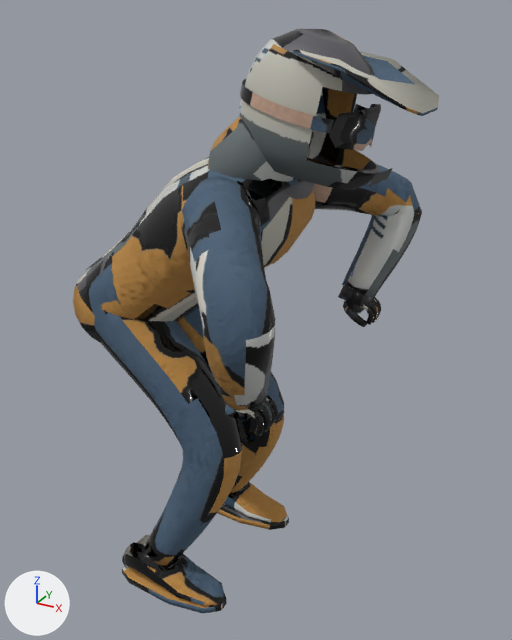
The glTF model public/models/rider-street.glb: old version first, new version second.
Before and after are seen from a 50 mm camera at (1.561, -1.49, 1.586) aimed at (0.72, 0.038, 0.822). Lighting does not change. The marker at lower left points along +X, +Y and +Z. The older version comes first. Vertices at exactly the same position are counted once.

Before the edit, the objects in view are built like this:
```python
me_rider = bpy.data.meshes.new('rider')
me_rider.from_pydata(...)  # 4441 vertices, 8617 faces; spans x 0.22..1.15, y -0.52..0.52, z 0.03..1.55
me_rider.materials.append(mat_rider_rookie)
ob_rider = bpy.data.objects.new('rider', me_rider)
ob_rider.location = (0.0, 0.0, 0.0)
```
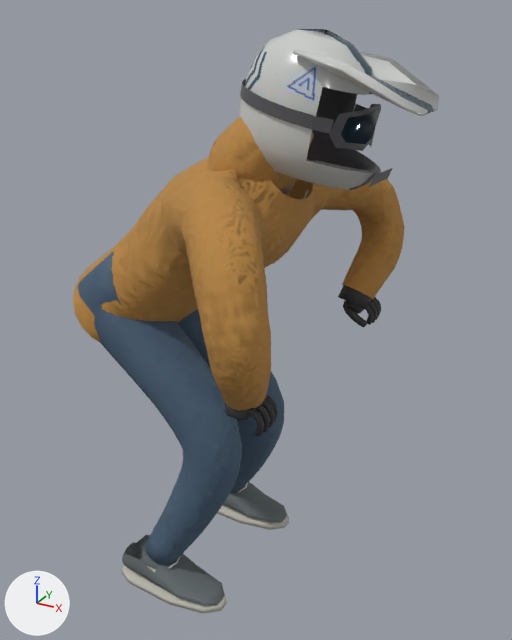
Patch to the scene script:
```diff
--- a/public/models/rider-street.glb.py
+++ b/public/models/rider-street.glb.py
@@ me_rider @@
 # used by ob_rider; location = (0.0, 0.0, 0.0)
-me_rider.from_pydata(...)  # 4441 vertices, 8617 faces; spans x 0.22..1.15, y -0.52..0.52, z 0.03..1.55
+me_rider.from_pydata(...)  # 4493 vertices, 8653 faces; spans x 0.22..1.15, y -0.48..0.48, z 0.03..1.55
+# me_rider part 1: 117 vertices moved from x 0.69..1.02, y 0.17..0.52, z 0.92..1.24 to x 0.65..0.99, y 0.17..0.47, z 0.92..1.24; 85 vertices removed from x 0.66..1.02, y 0.14..0.49, z 0.94..1.26; 111 vertices added at x 0.62..0.99, y 0.14..0.48, z 0.92..1.26
+# me_rider part 2: 104 vertices moved from x 0.69..1.02, y -0.52..-0.17, z 0.92..1.24 to x 0.65..0.99, y -0.48..-0.17, z 0.92..1.24; 97 vertices removed from x 0.66..0.99, y -0.51..-0.14, z 0.92..1.26; 123 vertices added at x 0.62..0.99, y -0.46..-0.14, z 0.92..1.26
+# me_rider part 3: 7755 kept faces spanning x 0.22..1.15, y -0.48..0.47, z 0.03..1.55 get new texture (UV) coordinates
 me_rider.materials.append(mat_rider_rookie)
```

Changed parts and their boxes [x1, y1, x2, y2] in the pictures (512 x 640 px; the box of a moved part takes in the faces that stretch with it):
part 1 of me_rider, moved or reshaped
    before: [314, 164, 422, 267]
    after: [287, 171, 404, 267]
part 2 of me_rider, moved or reshaped
    before: [163, 172, 276, 395]
    after: [163, 169, 272, 395]
part 3 of me_rider, surface changed
    both: [73, 29, 438, 614]
